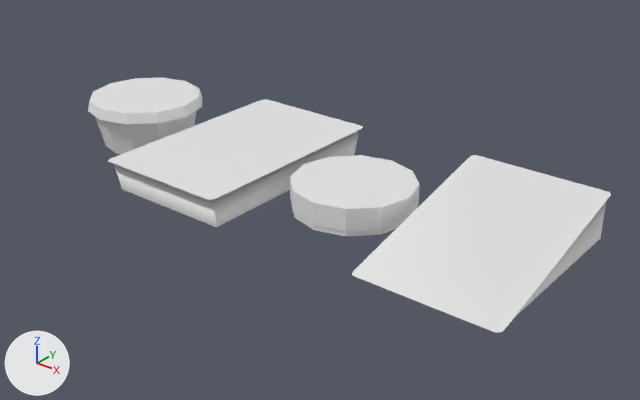
Renders of the FBX model Objects/Cheese/Cheese.fbx from each side of a commit.
Before and after are seen from a camera (50 mm lens) standing at (0.664, -0.55, 0.317) and looking at (0.217, 0.008, -0.029). The lights are fixed; the arrows at lower left show +X, +Y and +Z. Where no turn or scale is listed for an object, it has been applied to the vertices.

The first picture shows 'E2_ST2_EM1_I1', 'E2_ST2_EM1_I2', 'E2_ST2_EM1_I3', 'E2_ST2_EM1_I4'.
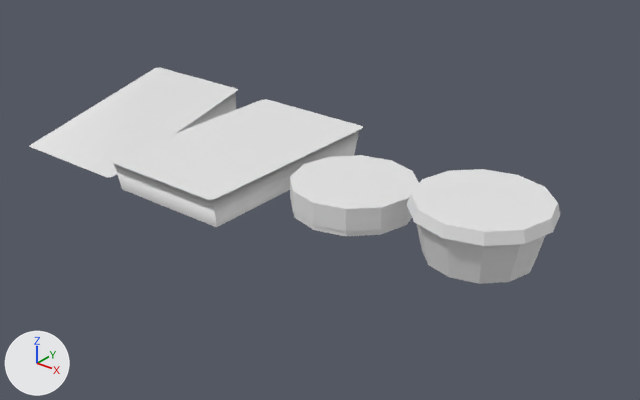
Pixel boxes (x1, y1, x2, y2) of what changed, in the pictures (640 x 400 px):
```json
{"object": "E2_ST2_EM1_I4", "change": "moved", "before": [352, 155, 611, 333], "after": [29, 68, 238, 178]}
{"object": "E2_ST2_EM1_I1", "change": "moved", "before": [88, 78, 202, 154], "after": [407, 169, 560, 284]}
```

The change, as JSON lines over the scene's bpy script:
```json
{"op": "set", "path": "ob_e2_st2_em1_i4.location", "old": "(0.3852, 0.0, -0.004)", "new": "(-0.0179, 0.0, -0.004)"}
{"op": "set", "path": "ob_e2_st2_em1_i1.location", "old": "(0.0, 0.0, 0.0)", "new": "(0.3817, 0.0, 0.0)"}
```
